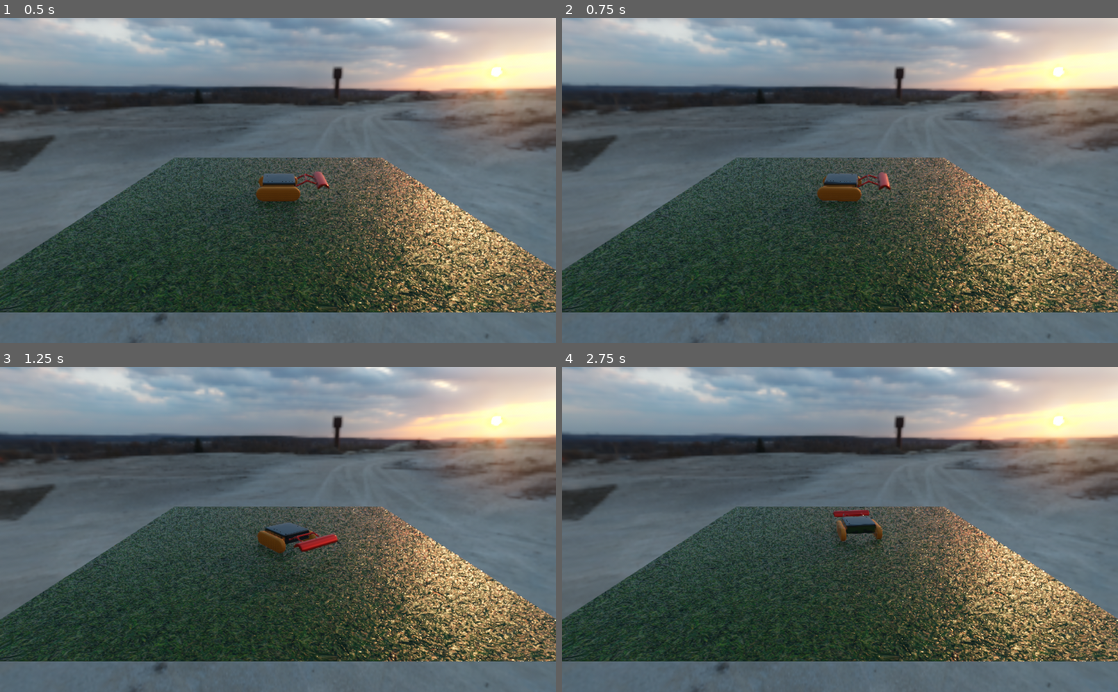
Above: before the commit, frames 1-4 (two rows, left to right).
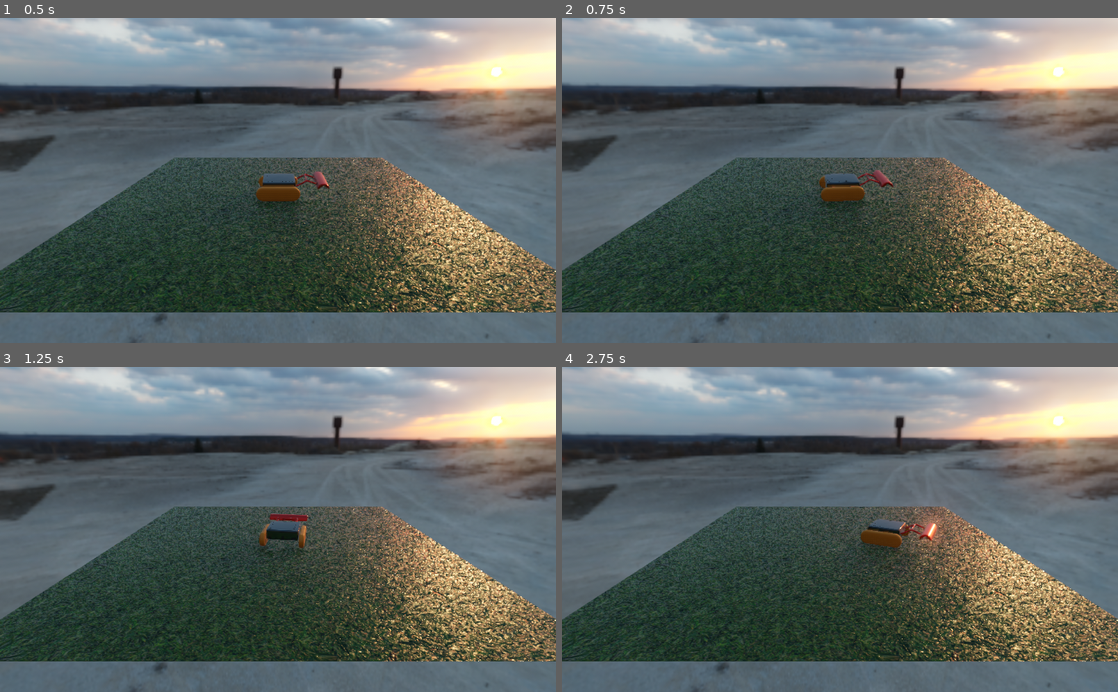
Above: after the commit, the same moments.

Repository: Waaflee/Mobile-Robot-Simulation
Game: Godot game, scene res://Scenes/World.tscn
Same seed, same stepped clock (60 frames per second), same inputs: the game is played once before the commit and once after it.
Inputs:
- Up to frame 1 (0.5 s): no input
- Up to frame 2 (0.75 s): tap Enter (ui_accept) at 0.5 s; hold Right (ui_right) from 0.53 s (still down); hold Shift (ui_decline, bound only after the commit) from 0.53 s (still down)
- Up to frame 3 (1.25 s): keep holding Right (ui_right); keep holding Shift (ui_decline, bound only after the commit); tap Enter (ui_accept) at 0.77, 0.8, 1.07 s
- Up to frame 4 (2.75 s): release Right (ui_right) at 1.28 s; release Shift (ui_decline, bound only after the commit) at 1.28 s; hold Down (ui_down) 1.28-2.03 s; tap Enter (ui_accept) at 1.35, 1.52, 1.82, 2.3 s; tap Shift (ui_decline, bound only after the commit) at 1.55 s; hold Right (ui_right) from 2.03 s (still down); hold Shift (ui_decline, bound only after the commit) from 2.03 s (still down)

Frame 1 is identical in both runs. In frame 2, 0.3% of the frame differs, in the area x 45-60%, y 46-66%; in frame 3, 0.8%; in frame 4, 1.5%, in the area x 44-71%, y 44-71%.

Commit message:
feat: shovel control

Diff:
--- a/Scenes/Robotvehicle.gd
+++ b/Scenes/Robotvehicle.gd
@@ -34,22 +34,13 @@
 
 	# overrules for keyboard
 	if Input.is_action_pressed("ui_up"):
-		$VehicleWheel_Left.use_as_traction = true
-		$VehicleWheel_Right.use_as_traction = true
-		throttle_val = 1.0
+		throttle_val = forward()
 	if Input.is_action_pressed("ui_down"):
-		$VehicleWheel_Left.use_as_traction = true
-		$VehicleWheel_Right.use_as_traction = true
-#		brake_val = 1.0
-		throttle_val = -1.0
+		throttle_val = backwards()
 	if Input.is_action_pressed("ui_left"):
-		$VehicleWheel_Left.use_as_traction = false
-		$VehicleWheel_Right.use_as_traction = true
-		throttle_val = 1.0
+		throttle_val = left()
 	elif Input.is_action_pressed("ui_right"):
-		$VehicleWheel_Left.use_as_traction = true
-		$VehicleWheel_Right.use_as_traction = false
-		throttle_val = 1.0
+		throttle_val = right()
 
 	engine_force = throttle_val * MAX_ENGINE_FORCE
 	brake = brake_val * MAX_BRAKE_FORCE
@@ -65,3 +56,36 @@
 			steer_angle = steer_target
 
 	steering = steer_angle
+
+	if Input.is_action_pressed("ui_accept"):
+		elevate_shovel(delta)
+	elif Input.is_action_pressed("ui_decline"):
+		descend_shovel(delta)
+
+func forward() -> float:
+	$VehicleWheel_Left.use_as_traction = true
+	$VehicleWheel_Right.use_as_traction = true
+	return 1.0
+
+func backwards() -> float:
+	$VehicleWheel_Left.use_as_traction = true
+	$VehicleWheel_Right.use_as_traction = true
+	return -1.0
+
+func left() -> float:
+	$VehicleWheel_Left.use_as_traction = true
+	$VehicleWheel_Right.use_as_traction = false
+	return 1.0
+
+func right() -> float:
+	$VehicleWheel_Left.use_as_traction = false
+	$VehicleWheel_Right.use_as_traction = true
+	return 1.0
+
+func elevate_shovel(delta: float) -> void:
+	if $RobotShovel.rotation.z > -PI/6:
+		$RobotShovel.rotate_z(-delta)
+
+func descend_shovel(delta: float) -> void:
+		if $RobotShovel.rotation.z < 0:
+			$RobotShovel.rotate_z(delta)
--- a/project.godot
+++ b/project.godot
@@ -14,6 +14,14 @@
 run/main_scene="res://Scenes/World.tscn"
 config/icon="res://icon.png"
 
+[input]
+
+ui_decline={
+"deadzone": 0.5,
+"events": [ Object(InputEventKey,"resource_local_to_scene":false,"resource_name":"","device":0,"alt":false,"shift":false,"control":false,"meta":false,"command":false,"pressed":false,"scancode":16777237,"unicode":0,"echo":false,"script":null)
+ ]
+}
+
 [physics]
 
 common/enable_pause_aware_picking=true
